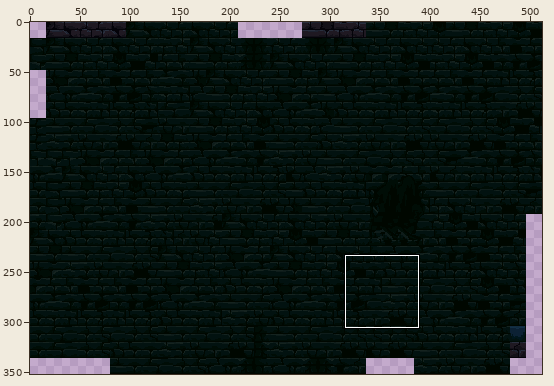
File history of a sprite sheet, night-knight/images/bg2.png. The first picture is a wide view before the edit; the outline marks the close-up.
Close-up. Earlier state:
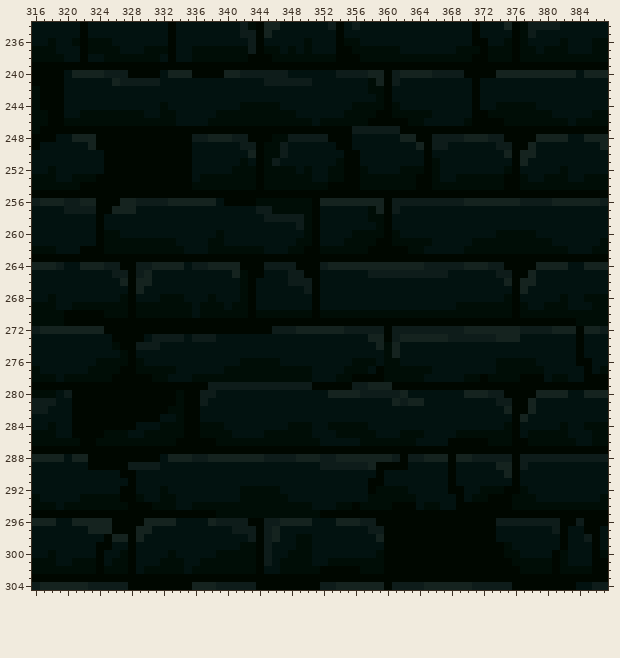
The file is 512x352 pixels. Colours within 5 levels of each other are drawn and written as one. Shown: x 316..387, y 234..304. The commit also changed other parts of the picture, which this record leaves out.
Now the later version:
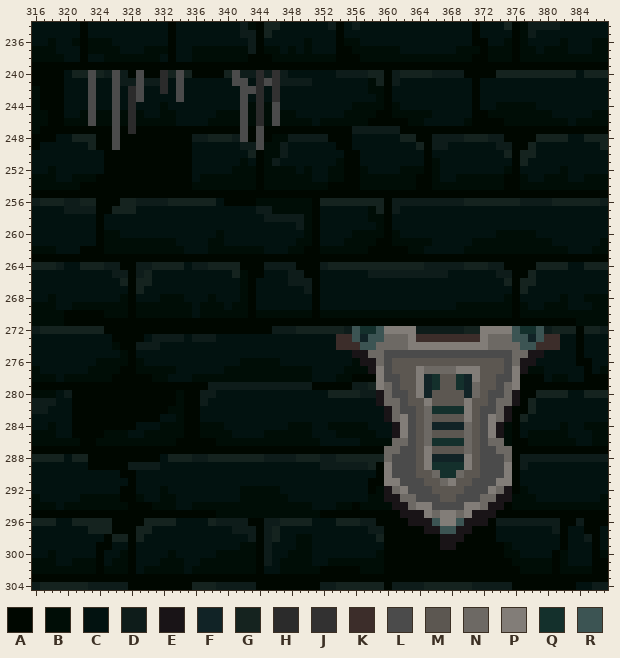
Palette (. is transparent): A #000700  B #000d06  C #021210  D #0e1c1a  E #191417  F #112326  G #15231f  H #2b2b2b  J #323131  K #3c2d2a  L #4b4b4b  M #5c5751  N #6d6964  P #827d78  Q #14302c  R #3c5453
Diff:
@@ x 321..348 @@
 239 AAAAAAAAAAAAAAAAAAAAAAAAAAAA
-240 GGGGDDDAAAACGGGAAAAGGDDDDDDC
-241 CCCCCGDDDDDCCCCCCCCCCCCCDDDD
-242 CCCCCCCCCCCCCCCCCCCCCCCCCCCC
-243 CCCCCCCCCCCCCCCCCCCCCCCCCCCC
-244 CCCCCCCCCCCBCCCCCCCCCBBBBBCC
-245 CBBBBBBBBCCBBCCCCCBBBBBBBBBB
-246 BBBBBBBBBBBBBCCCCBBBBBBBBBBB
-247 AAAAAAAAAAAAAAAAAAAAAAAAAAAA
-248 GGGAAAAAAAAAAAADDGGGDDAAABBD
-249 CCGAAAAAAAAAAAACCCCCCDDABBDC
+240 GGLGDLDALAAHGLGAAAAGLDDHDJDC
+241 CCLCCLDDLDDHCLCCCCCCLLCHLJDD
+242 CCLCCLCHLCCHCLCCCCCCCLLHCJCC
+243 CCLCCLCHLCCCCLCCCCCCCLCHCJCC
+244 CCLCCLCHCCCBCCCCCCCCCLBHBLCC
+245 CBLBBLBHBCCBBCCCCCBBBLBHBLBB
+246 BBLBBLBHBBBBBCCCCBBBBLBHBLBB
+247 AAAAALAHAAAAAAAAAAAAALALAAAA
+248 GGGAALAAAAAAAAADDGGGDLALABBD
+249 CCGAALAAAAAAAAACCCCCCDDLBBDC
 250 CCCCAAAAAAAAAAACCCCCCCGABBDC
@@ x 352..383 @@
 271 AAAAAAAAAAAAAAAAAAAAAAAAAAAAAAAA
-272 GGGDDDDDADDDDDDDDDGGGGGGGDDDDGGG
-273 CCCCCCGGADGGGGGGDDDDDDGGGCCCCCCC
-274 CCCCCCCGBGCCCCCCCCCCCCCCCCCCCCCC
-275 CCCCCCCCBGCCCCCCCCCCCCCCCCCCCCCC
-276 CCCCBBBCBBCCCCCCCCCCCCBBBBBCCCCC
-277 CCCBBBCABBBBBBCCCCCCCCBBBBBBCCCC
-278 CCBBAAAABBBBBCCCCCBBABBBBAAACBBC
-279 AAAADDGGGAAAAAAAAAAAAAAAAAAAAAAA
-280 CGGGGDDDDDGCCCCCCCGGGDDAAAAGGGGC
-281 CCCCCCCCCGDGGCCCCCCCCCDDAAGCCCCC
-282 CCCCCCCCCCCCCCCCCCCCCCCGAAGCCCCC
-283 CCCCCCCCCCCCCCCCCCCCCCCCAGCCCCCC
-284 CBBBBBCCCCCCCCCCCCCCCCCBACCCCCBC
-285 CCBBBBBCCCBBBCCCCBBBBBBBACBBBBBC
-286 CCCCCBBBBBBBCCCCAAAAABBBAABBBBBB
-287 AAAAAAAAAAAAAAAAAAAAAAAAAAAAAAAA
-288 DDGGGGGGGDADDGGGAGGDDDDDADDDDDDD
-289 DDDDDDGAAAACCCCCACCCCCGGADCCCCCC
-290 CCCCCCCACCCCCCCCACCCCCCGACCCCCCC
-291 CCCCCCAACCCCCCCCACCCCCCCACCCCCCC
-292 CCCCCCABBBBCCCCCAACCBBBAABCCCCCC
-293 CCCCCCBBBBBBCCCCCACBBAAABBBCCCCC
-294 CCBBABBBBAAACBBCCAAAAAAABBBBBBBB
-295 AAAAAAAAAAAAAAAAAAAAAAAAAAAAAAAA
-296 CCGGGDDAAAAAAAAAAAAAAADDDDDDDDAA
-297 CCCCCCDDAAAAAAAAAAAAAACCCCCCCDAC
-298 CCCCCCCGAAAAAAAAAAAAAACCCCCCCCAC
-299 CCCCCCCCAAAAAAAAAAAAAAABCCCCCCAC
+272 GGGDRQQRPPPPDDDDDDGGPPPPRQQRDGGG
+273 CCKKRFRRNNNPKKKKKKKKPNNNRRFRKKCC
+274 CCKKKRRNNNNPPPPPPPPPPNNNNRRKKKCC
+275 CCCCEENNLLLLLLLLLLLLLLLLNNEECCCC
+276 CCCCBEENLMMMMMMMMMMMMMMLNEECCCCC
+277 CCCBBBEPLMMMPNNNNPPPMMMLPEBBCCCC
+278 CCBBAAAPLLMMPFQMMQFPMMLLPAAACBBC
+279 AAAADDGPNLMMPFQMMQFNMMLNPAAAAAAA
+280 CGGGGDDENLLMPFMMMMFNMLLNEAAGGGGC
+281 CCCCCCCENNLMMPMMMMPMMLNNEAGCCCCC
+282 CCCCCCCCENLLMNQQQQPMLLNEAAGCCCCC
+283 CCCCCCCCENPLMNMMMMPMLPNEAGCCCCCC
+284 CBBBBBCCCEPLMNFFFFNMLPEBACCCCCBC
+285 CCBBBBBCCEPLMNMMMMNMLPEBACBBBBBC
+286 CCCCCBBBBNNLMNQQQQNMLNNBAABBBBBB
+287 AAAAAAAANNLLMPMMMMNMLLNNAAAAAAAA
+288 DDGGGGGGNLLLMPFFFFPMLLLNADDDDDDD
+289 DDDDDDGAPLLLMPQQQQPMLLLPADCCCCCC
+290 CCCCCCCAPLLLMMNQQNMMLLLPACCCCCCC
+291 CCCCCCAAPPLLLMMNPMMLLLPPACCCCCCC
+292 CCCCCCABENPLLLMMMMLLLPNEABCCCCCC
+293 CCCCCCBBEENNLLLMMLLLNNEEBBBCCCCC
+294 CCBBABBBBEENPPLLLLPPNEEABBBBBBBB
+295 AAAAAAAAAAEEEPNPPNPEEEAAAAAAAAAA
+296 CCGGGDDAAAAEEERPPREEEADDDDDDDDAA
+297 CCCCCCDDAAAAAEERREEAAACCCCCCCDAC
+298 CCCCCCCGAAAAAAAEEEAAAACCCCCCCCAC
+299 CCCCCCCCAAAAAAAEEAAAAAABCCCCCCAC
 300 CCCCCCCBAAAAAAAAAAAAAAABBCCCCABC
